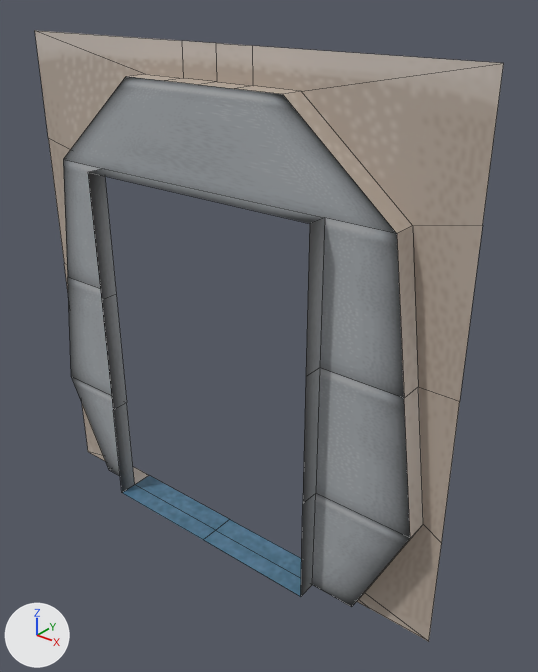
An edit to the Blender file sourceModels/galaxyCorridor.blend, drawn before and after from the same camera.
Before and after are seen from a camera (50 mm lens) standing at (2.7, -3.96, 3.31) and looking at (0.28, -0.92, 1.43). Arrows for +X, +Y and +Z are at lower left; the lights stay in place. Mesh edges are drawn as thin lines. The same objects are shown in both versions, whatever each file hides.

Script lines for the objects in view, before the commit:
```python
me_plane_010 = bpy.data.meshes.new('Plane.010')
me_plane_010.from_pydata(...)  # 64 vertices, 48 faces; spans x -1.5..1.5, y 0.74..1.0, z -0.1..3.0
me_plane_010.materials.append(mat_material_001)  # picture img_galaxycorridor_png
ob_endwithdoor = bpy.data.objects.new('EndWithDoor', me_plane_010)
ob_endwithdoor.location = (0.0, -2.0, 0.0)
```
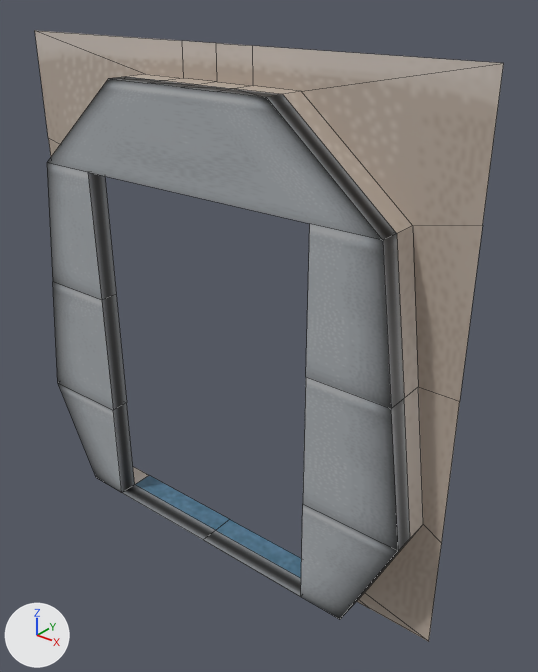
What differs and where, as boxes (x1, y1, x2, y2) in the pictures (538 x 672 px):
part 1 of me_plane_010, built on: after (47, 76, 410, 619)
part 2 of me_plane_010, surface changed: (88, 172, 301, 597) in both

The change, as a diff of the scene's bpy script:
```diff
--- a/sourceModels/galaxyCorridor.blend.py
+++ b/sourceModels/galaxyCorridor.blend.py
@@ me_plane_010 @@
 # used by ob_endwithdoor; location = (0.0, -2.0, 0.0)
-me_plane_010.from_pydata(...)  # 64 vertices, 48 faces; spans x -1.5..1.5, y 0.74..1.0, z -0.1..3.0
+me_plane_010.from_pydata(...)  # 76 vertices, 71 faces; spans x -1.5..1.5, y 0.74..1.0, z -0.1..3.0
+# me_plane_010 part 1
+# 1 vertex is removed from x -0.2, y 0.81, z 2.83
+# 13 new vertices lie (0.0, -0.12, 0.0) away from vertices in x -1.39..1.39, y 0.86, z 0.0..2.82
+# 23 new faces join them
+# me_plane_010 part 2: 9 kept faces spanning x -0.79..0.79, y 0.74..0.86, z 0.0..2.28 get new texture (UV) coordinates
 me_plane_010.materials.append(mat_material_001)
```
